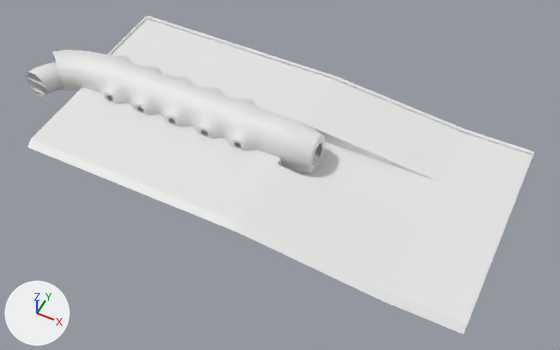
The glTF model Models/Locations/glTF-Locations-Exports/AirlockBay.glb as it was, and as the next commit left it.
Camera for both pictures: a 50 mm camera at (10.6, -25.6, 29.3) aimed at (-1.7, -1.0, -1.4). The lights are fixed; the arrows at lower left show +X, +Y and +Z. Where no turn or scale is listed for an object, it has been applied to the vertices.

Names of what the first picture shows: 'AirlockBayOverlay', 'AirlockBayWalls', 'Bay_Grounds'.
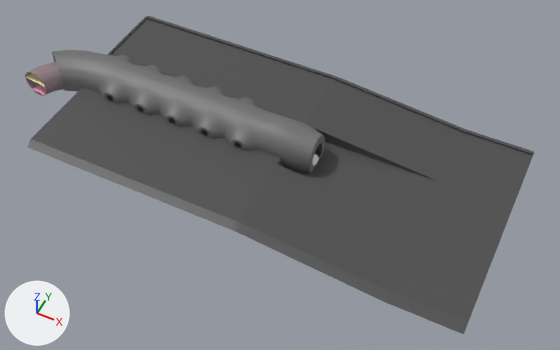
The change, as JSON lines over the scene's bpy script:
```json
{"op": "add", "block": "mat_regolith_cooked_temp", "code": ["mat_regolith_cooked_temp = principled_material('Regolith_Cooked_Temp')", "mat_regolith_cooked_temp.base_color = (0.0732, 0.0732, 0.0732)  # dark grey #4c4c4c"]}
{"op": "add", "block": "mat_lavastone_1_temp", "code": ["mat_lavastone_1_temp = principled_material('Lavastone_1_Temp')", "mat_lavastone_1_temp.base_color = (0.281, 0.209, 0.23)  # grey #907e84"]}
{"op": "add", "block": "mat_regolithfused_2_temp", "code": ["mat_regolithfused_2_temp = principled_material('RegolithFused_2_Temp')", "mat_regolithfused_2_temp.base_color = (0.168, 0.168, 0.168)  # grey #727272"]}
{"block": "me_cylinder_003", "where": "me_cylinder_003.from_pydata(...)  # 1972 vertices, 3420 faces; spans x -16.8..0.0, y -1.7..1.5, z -1.2..1.4"}
{"op": "add", "block": "me_cylinder_003", "code": "me_cylinder_003.materials.append(mat_regolithfused_2_temp)  # grey #727272"}
{"block": "me_cylinder_004", "where": "me_cylinder_004.from_pydata(...)  # 1534 vertices, 2676 faces; spans x -9.48..5.0, y -2.25..0.8, z -0.8..0.8"}
{"op": "add", "block": "me_cylinder_004", "code": "me_cylinder_004.materials.append(mat_lavastone_1_temp)  # grey #907e84"}
{"block": "me_plane", "where": "me_plane.from_pydata(...)  # 64 vertices, 98 faces; spans x -14.4..10.0, y -6.3..6.2, z -0.9..0.2"}
{"op": "add", "block": "me_plane", "code": "me_plane.materials.append(mat_regolith_cooked_temp)  # dark grey #4c4c4c"}
```

Boxes (x1, y1, x2, y2) around the edits, measured in the pictures (560 x 350 px):
```json
{"object": "Bay_Grounds", "change": "recoloured", "before": [28, 16, 534, 334], "after": [28, 16, 534, 334], "on screen": "white to grey"}
{"object": "AirlockBayOverlay", "change": "recoloured", "before": [52, 50, 325, 173], "after": [52, 50, 325, 173], "on screen": "white to grey"}
{"object": "AirlockBayWalls", "change": "recoloured", "before": [25, 62, 64, 96], "after": [25, 62, 64, 96], "on screen": "white to grey"}
```
